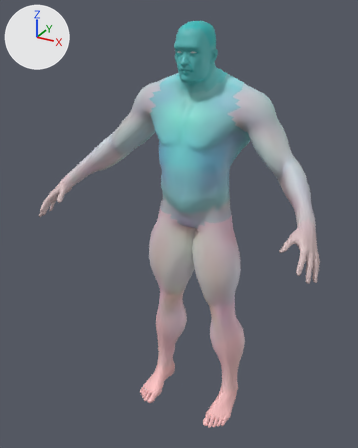
Before and after pictures for a commit that changed the glTF model assets/giant/giant.glb.
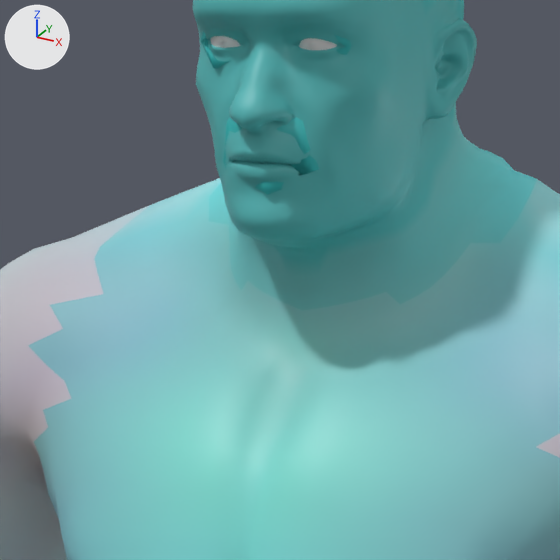
Each version appears first whole from a 50 mm lens placed at (1.861, -3.763, 3.76), pointed at (-0.076, -0.242, 1.999), and next in a close-up on the part from 40% to 64% of the width and 10% to 29% of the height. Arrows for +X, +Y and +Z are at upper left; the lights stay in place. The older version's two pictures come first. Vertices at exactly the same position are counted once.

Objects in the first close-up: 'Body_Head', 'Body_Limbs', 'Body_Torso', 'ShadowProxy' and 1 more.
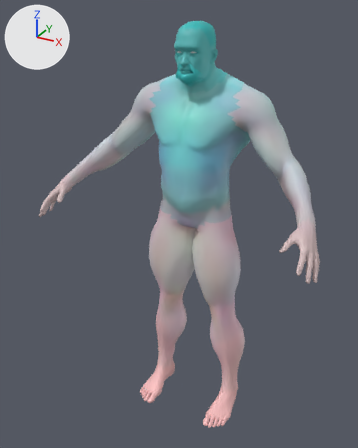
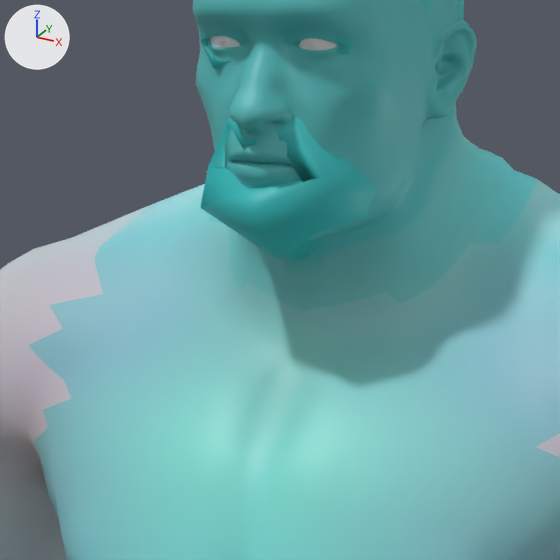
What differs and where, as boxes (x1, y1, x2, y2) in the close-ups (560 x 560 px; the box of a moved part takes in the faces that stretch with it):
```json
{"object": "ShadowProxy", "change": "reshaped", "before": [201, 31, 351, 195], "after": [200, 31, 378, 260], "on screen": "mostly hidden before"}
{"part": 1, "of": "me_shadowproxy", "change": "moved or reshaped", "before": [223, 123, 319, 195], "after": [200, 123, 370, 260]}
```

Edits to the scene script, one JSON object a line:
```json
{"block": "me_shadowproxy", "where": "me_shadowproxy.from_pydata(...)  # 1252 vertices, 2500 faces; spans x -1.25..1.25, y -0.81..0.23, z 0.01..3.64"}
{"block": "me_shadowproxy", "where": "# used by ob_shadowproxy; location = (0.0, 0.0, 0.0)"}
{"block": "me_shadowproxy", "change": "me_shadowproxy part 1: 48 of 1252 vertices moved; they spanned x -0.11..0.11, y -0.3..-0.09, z 3.14..3.32 and now span x -0.09..0.11, y -0.33..-0.06, z 3.14..3.34; mean shift (0.0, 0.01, 0.0); largest move (-0.02, -0.18, 3.21) -> (-0.01, -0.15, 3.24)"}
```
